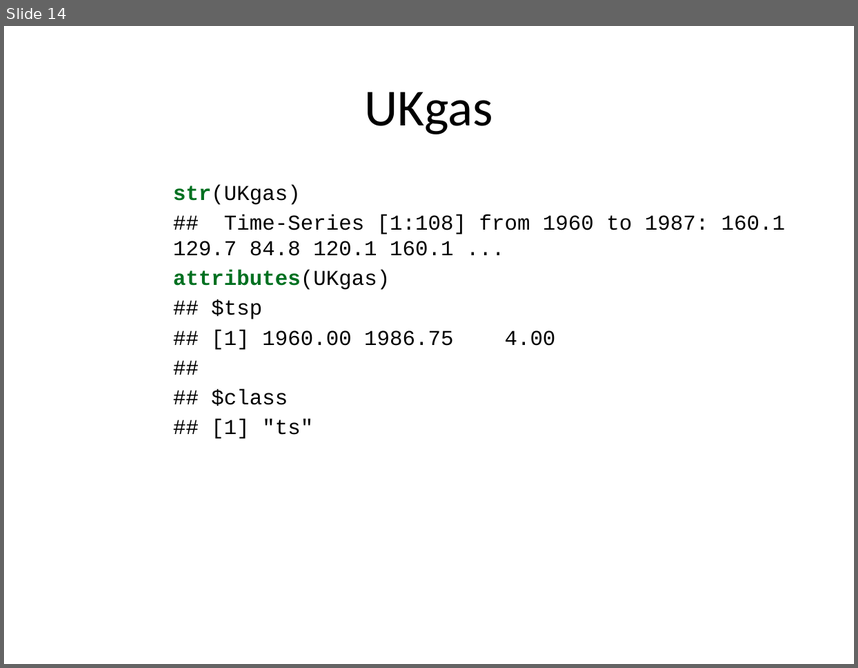
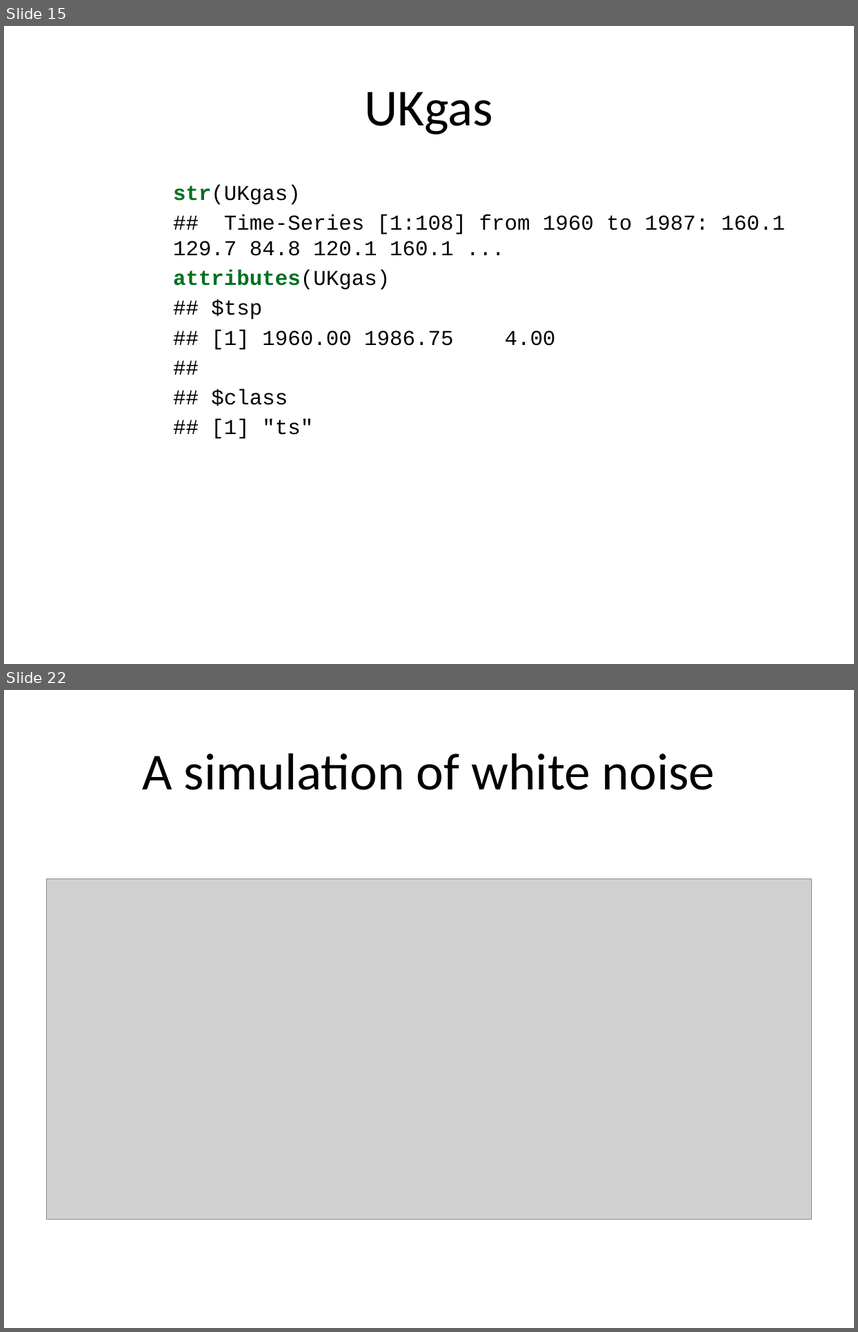
Before and after one commit to pmean/basic-time-series, a slide deck: src/basics.pptx. Shown one above the other, each under a label of ours: slide 14 before the commit, slides 15 and 22 after it; the slides between them are not shown. The pictures are 858x668 and 858x1332 pixels, drawn with LibreOffice and Linux fonts; fonts in the diff are those of the drawing; grey boxes stand for pictures. Boxes give left, top, right and bottom in pixels: in the first picture for what was removed or moved away, otherwise in the second. Text is boxed around its words. In the diff, an @@ line names an element or a change of style, - is before the commit and + after.

```diff
--- a/src/basics.pptx
+++ b/src/basics.pptx
@@ slide 22 added at (x1=4, y1=690, x2=854, y2=1328), background #FFFFFF @@
@@ title added at (x1=142, y1=753, x2=715, y2=790), 44 pt, text #000000 @@
+A simulation of white noise
@@ picture added at (x1=47, y1=879, x2=811, y2=1219) @@
@@ what was slide 14 is now slide 15 @@
```
Also in this commit, not shown: 21 slides changed, 32 other slides added, 9 slides removed, 1 other file.
